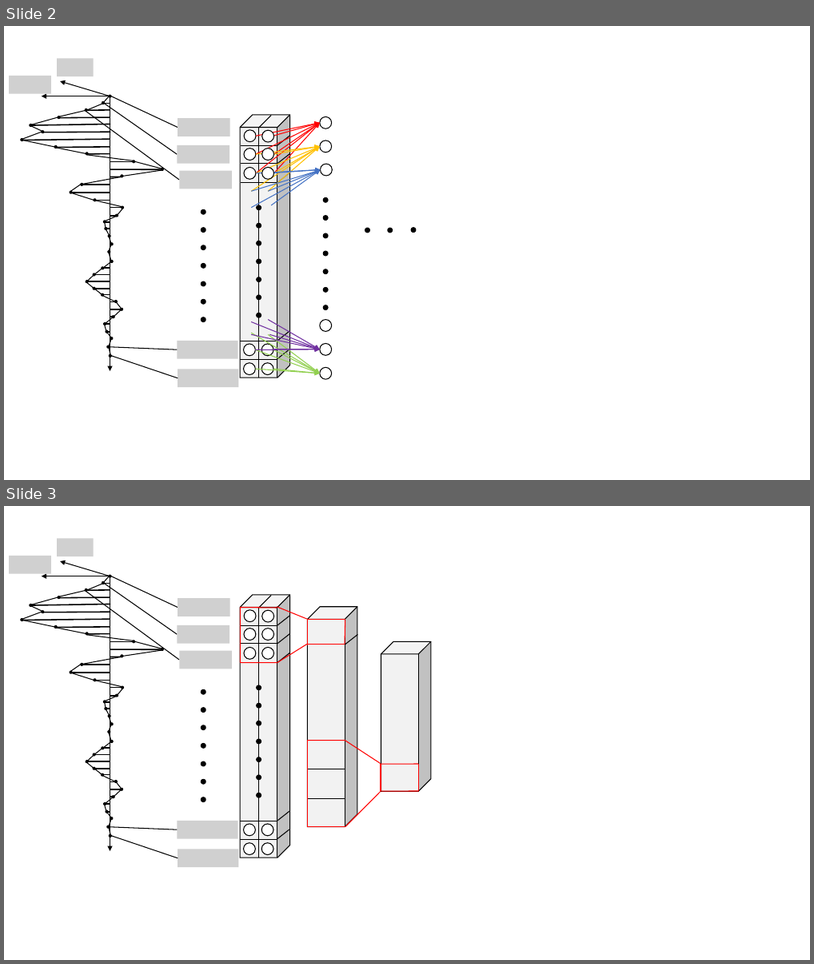
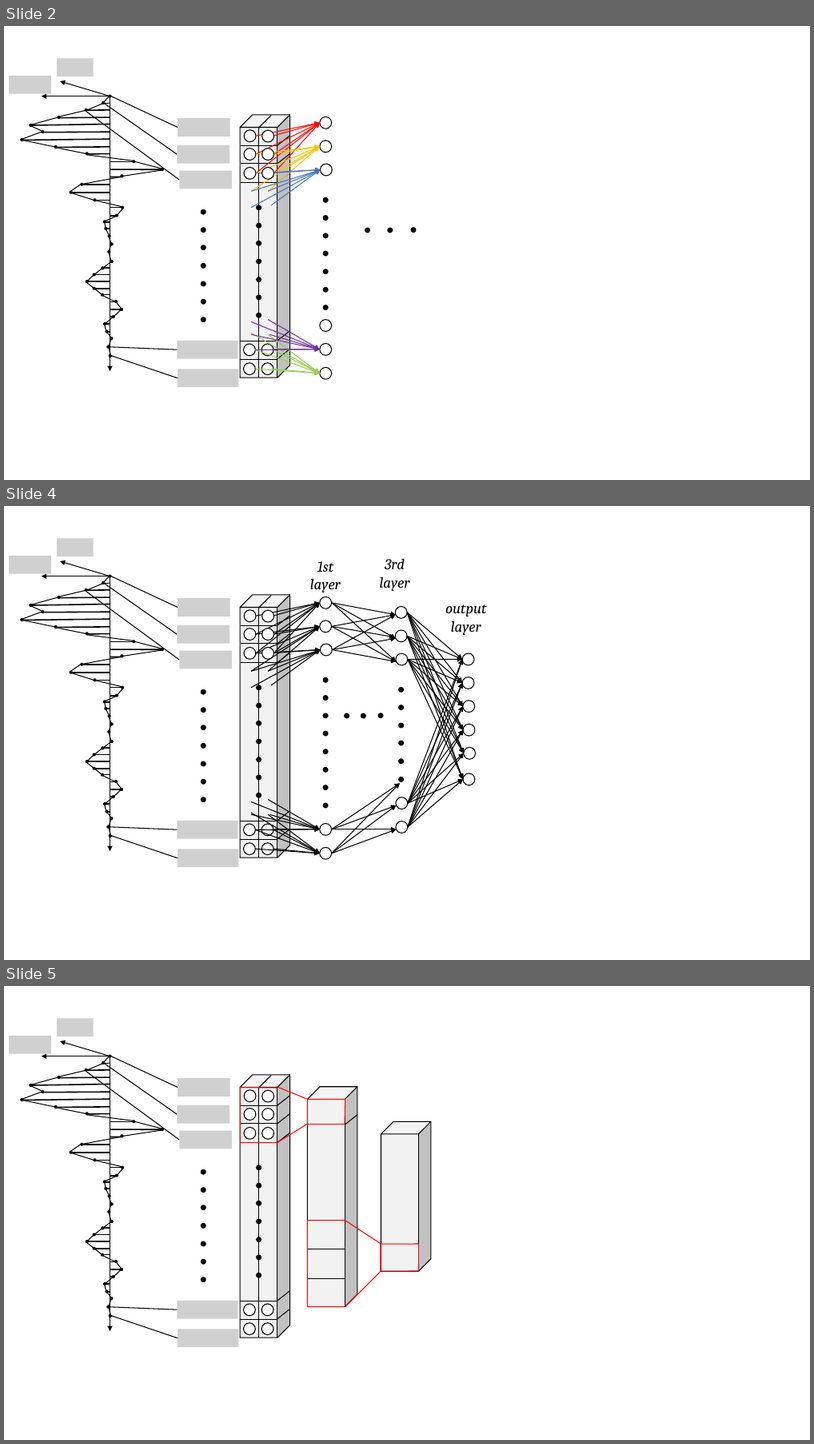
Before and after one commit to LeeGun4488/UWB_people_counting, a slide deck: figure/논문 그림 파일.pptx. Shown one above the other, each under a label of ours: slides 2 and 3 before the commit, slides 2, 4 and 5 after it; the slides between them are not shown. The pictures are 814x964 and 814x1444 pixels, drawn with LibreOffice and Linux fonts; fonts in the diff are those of the drawing; grey boxes stand for pictures. Boxes give left, top, right and bottom in pixels: in the first picture for what was removed or moved away, otherwise in the second. Text is boxed around its words. In the diff, an @@ line names an element or a change of style, - is before the commit and + after.

```diff
--- a/figure/논문 그림 파일.pptx
+++ b/figure/논문 그림 파일.pptx
@@ slide 4 added at bbox=[4, 506, 810, 960], background #FFFFFF @@
@@ group added at bbox=[9, 538, 487, 867]: 93 ellipses, 80 lines, 78 arrows, 7 pictures, 3 texts, 1 cube @@
+1st
+layer
+3rd
+layer
+output
+layer
@@ what was slide 3 is now slide 5 @@
```
Also in this commit, not shown: 2 other slides added, 33 other files.
